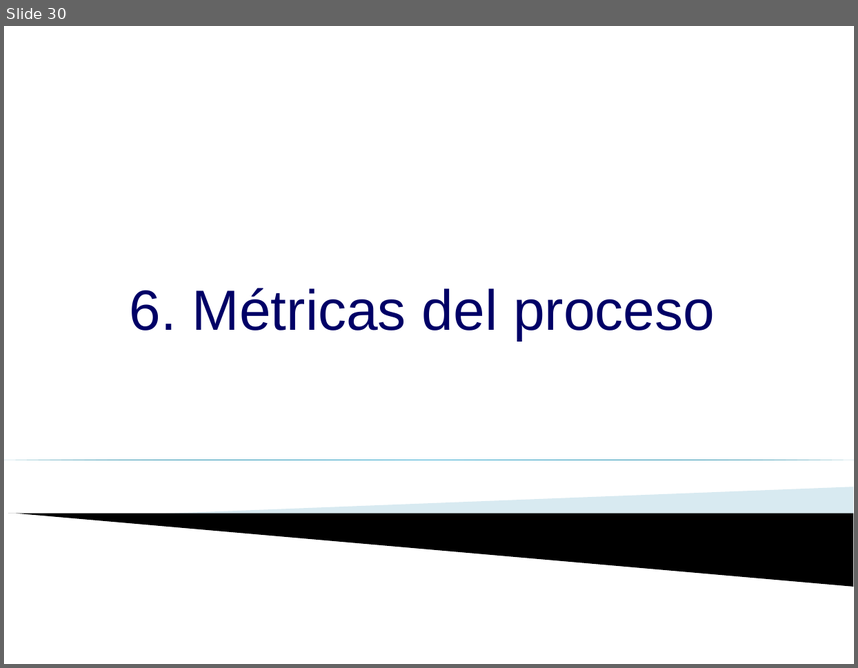
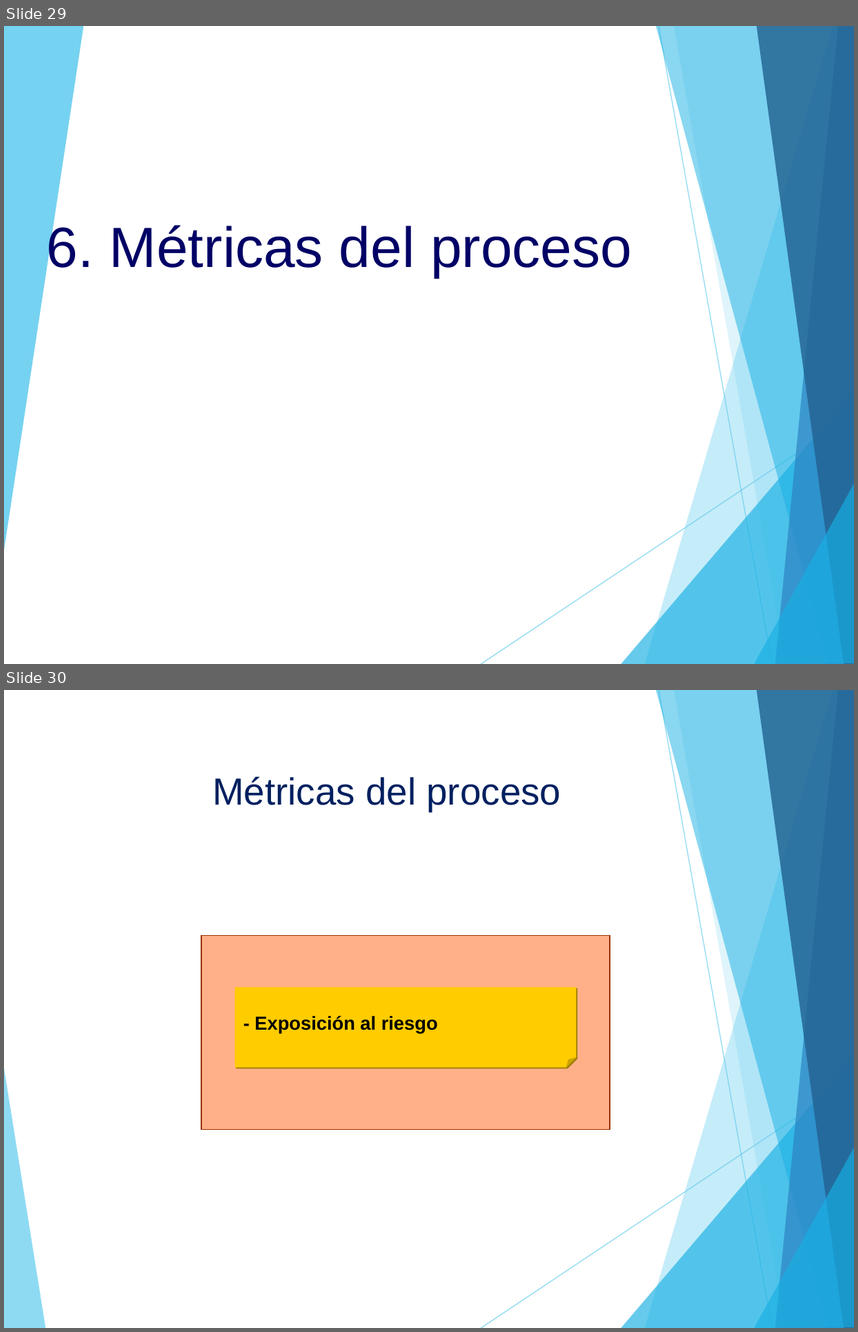
Before and after one commit to alejandro-laban/gps-tracking, a slide deck: Área de proceso PP-PMC/PGPRO_0.1_2015.ppt. Shown one above the other, each under a label of ours: slide 30 before the commit, slides 29 and 30 after it. The pictures are 858x668 and 858x1332 pixels, drawn with LibreOffice and Linux fonts; fonts in the diff are those of the drawing; background and template pictures are left out. Boxes give left, top, right and bottom in pixels: in the first picture for what was removed or moved away, otherwise in the second. Text is boxed around its words. In the diff, an @@ line names an element or a change of style, - is before the commit and + after.

```diff
--- a/Área de proceso PP-PMC/PGPRO_0.1_2015.ppt
+++ b/Área de proceso PP-PMC/PGPRO_0.1_2015.ppt
@@ slide 30 added at (x1=4, y1=690, x2=854, y2=1328), background #FFFFFF; not listed: 9 template elements that a slide beside it also shows @@
@@ text added at (x1=212, y1=776, x2=561, y2=811), 32 pt, text #002060 @@
+Métricas del proceso
@@ rectangle added at (x1=201, y1=935, x2=609, y2=1129), fill #FFB089, outline #993300 0.74 pt @@
@@ folded corner added at (x1=235, y1=987, x2=577, y2=1067), fill #FFCC00, 16 pt, text #000000, bold @@
+- Exposición al riesgo
@@ freeform shape added at (x1=4, y1=1063, x2=45, y2=1328), fill #5FCBEF at 70% opacity @@
@@ what was slide 30 is now slide 29 @@
@@ slide 29 changed as well @@
@@ group added at (x1=4, y1=26, x2=854, y2=664): 8 freeform shapes, 2 lines @@
@@ text "6. Métricas del proceso" moved from (x1=130, y1=288, x2=715, y2=341) to (x1=47, y1=222, x2=632, y2=277) @@
@@ right triangle removed at (x1=4, y1=459, x2=854, y2=459) @@
@@ freeform shape removed at (x1=161, y1=487, x2=853, y2=532) @@
@@ freeform shape removed at (x1=8, y1=513, x2=853, y2=586) @@
```
Also in this commit, not shown: 33 other slides changed, 2 slides removed, 29 other files.
